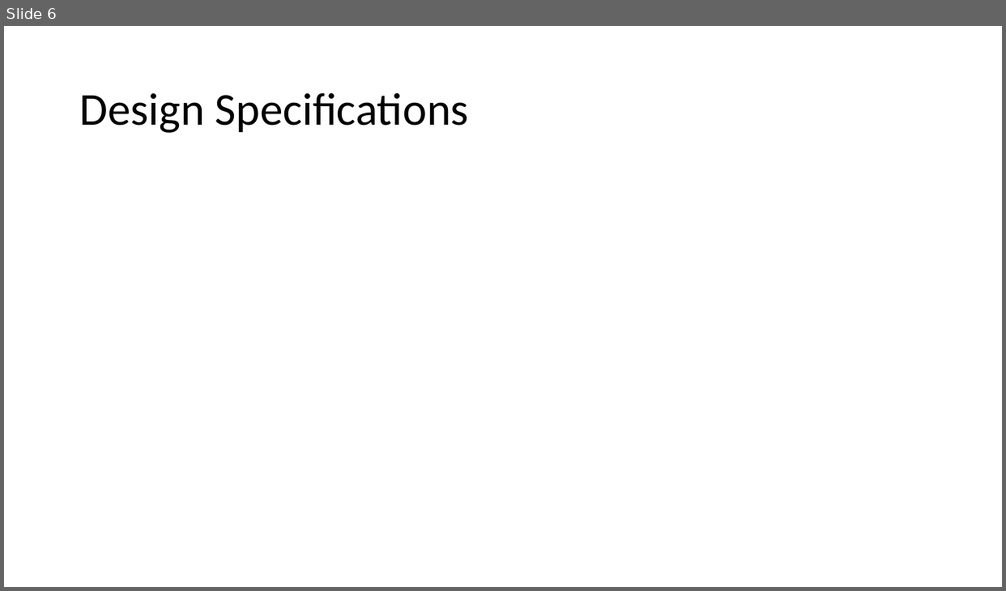
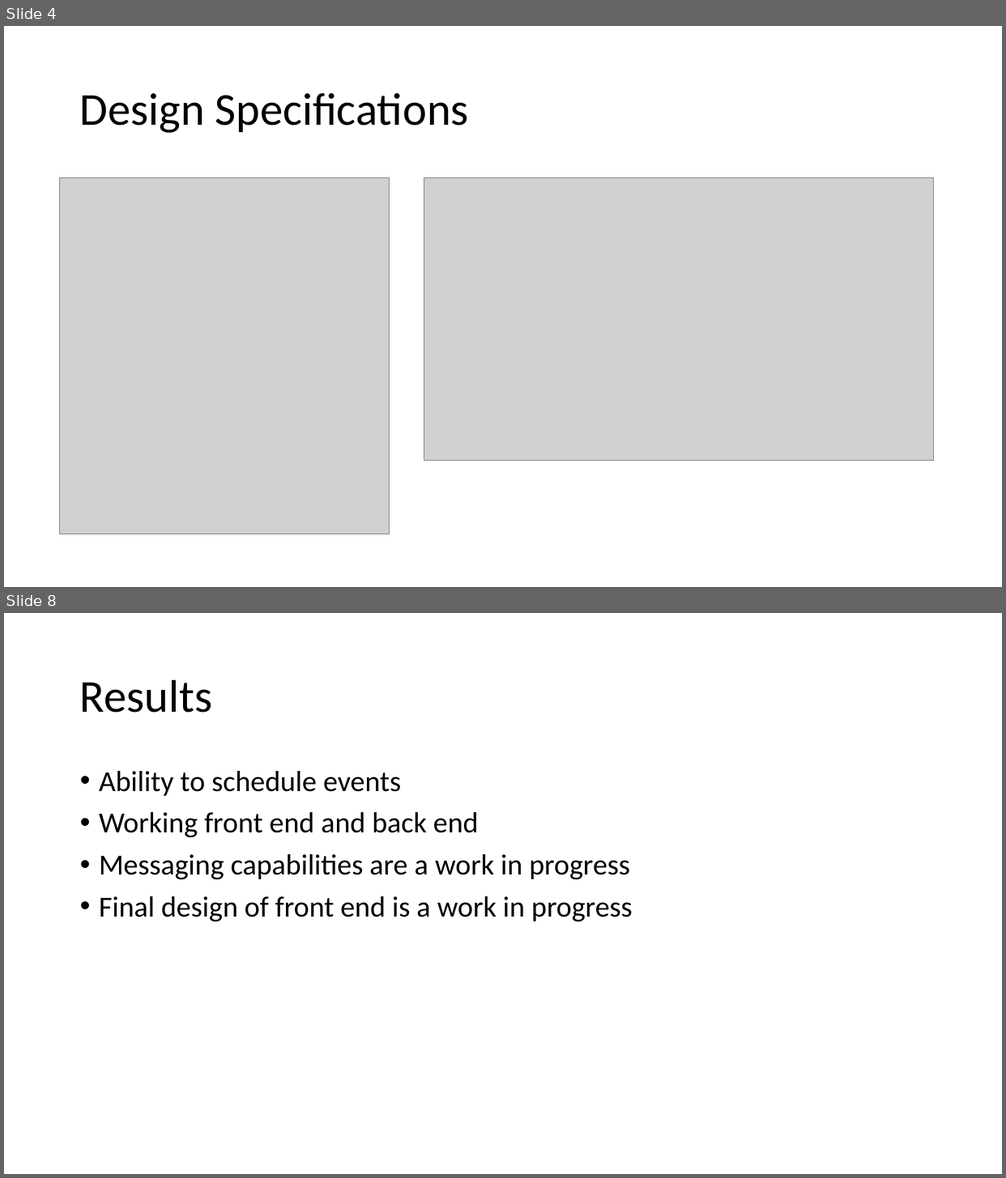
Before and after one commit to nicyapi/senior-design-projekt-master, a slide deck: ASSN_3.pptx. Shown one above the other, each under a label of ours: slide 6 before the commit, slides 4 and 8 after it; the slides between them are not shown. The pictures are 1006x591 and 1006x1178 pixels, drawn with LibreOffice and Linux fonts; fonts in the diff are those of the drawing; grey boxes stand for pictures. Boxes give left, top, right and bottom in pixels: in the first picture for what was removed or moved away, otherwise in the second. Text is boxed around its words. In the diff, an @@ line names an element or a change of style, - is before the commit and + after.

```diff
--- a/ASSN_3.pptx
+++ b/ASSN_3.pptx
@@ slide 8 added at (4,613,1002,1174), background #FFFFFF @@
@@ title added at (80,679,212,713), 44 pt, text #000000 @@
+Results
@@ text added at (99,771,633,922), 28 pt, text #000000 @@
+• Ability to schedule events
+• Working front end and back end
+• Messaging capabilities are a work in progress
+• Final design of front end is a work in progress
@@ what was slide 6 is now slide 4 @@
@@ slide 4 changed as well @@
@@ picture added at (60,178,390,535) @@
@@ picture added at (424,178,933,461) @@
```
Also in this commit, not shown: 3 other slides changed, 4 other slides added, 6 slides removed.
